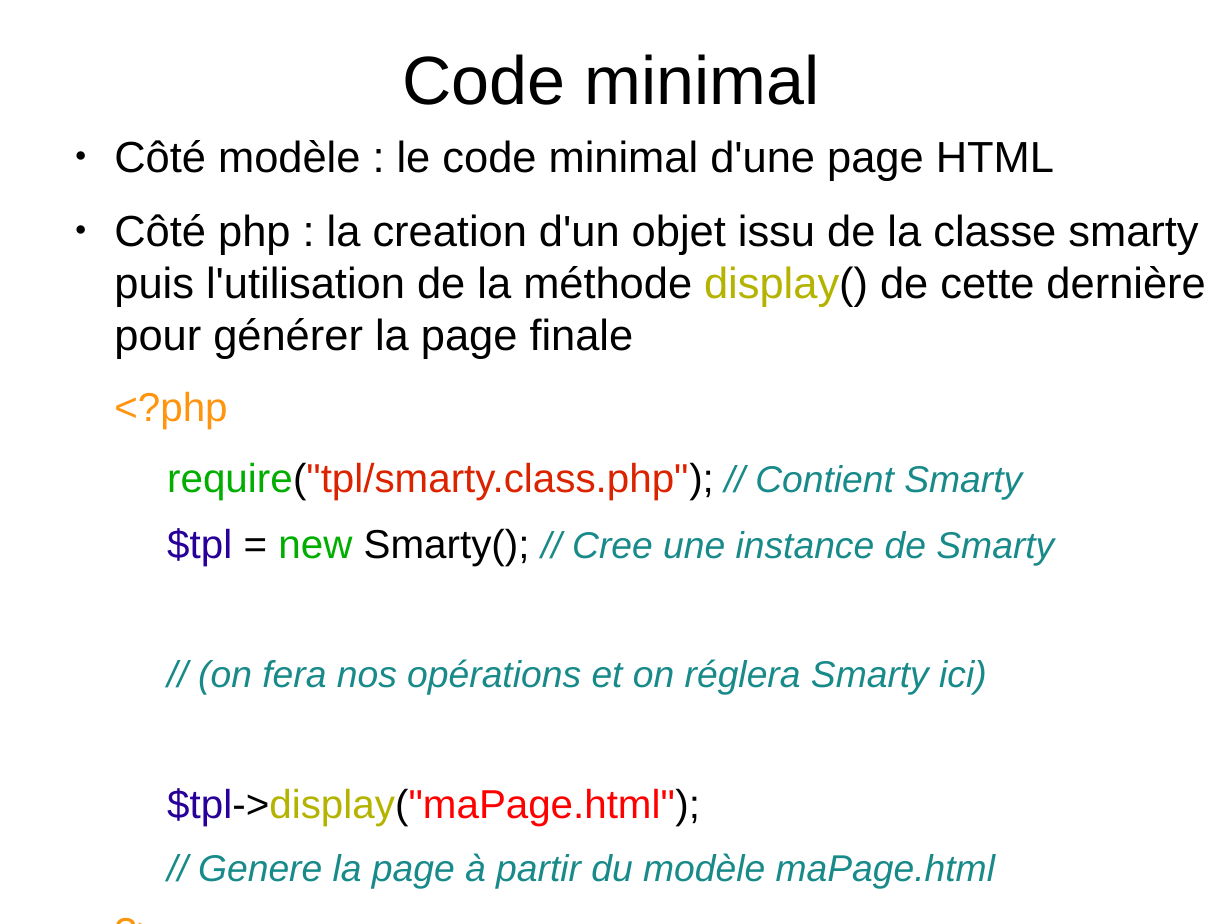
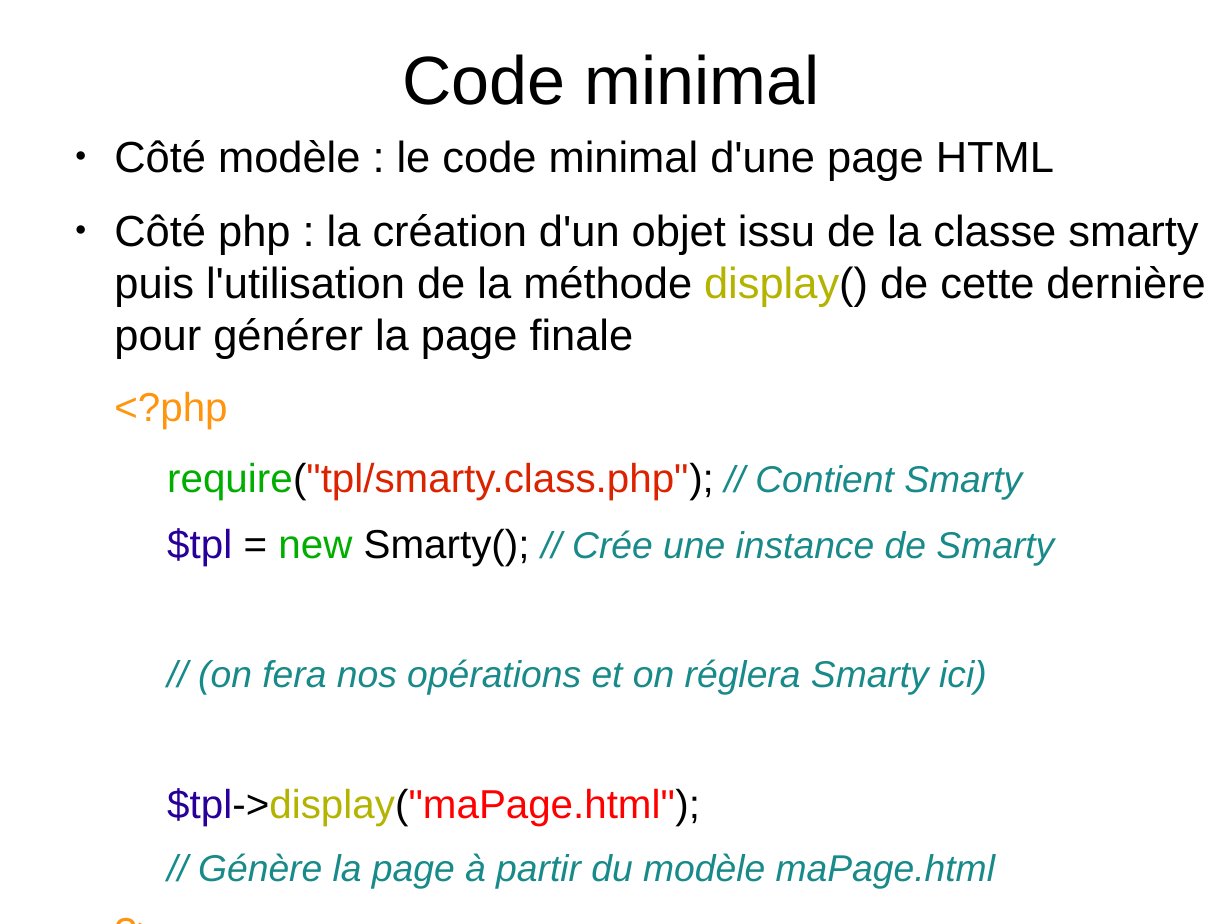
Before and after one commit to sion77/Bob-Project, a slide deck: slide 6 of docs/smarty.odp. Drawn at 1232x924 pixels with LibreOffice and Linux fonts; fonts in the diff are those of the drawing. Boxes give left, top, right and bottom in pixels: in the first picture for what was removed or moved away, otherwise in the second. Text is boxed around its words. In the diff, an @@ line names an element or a change of style, - is before the commit and + after.

```diff
--- a/docs/smarty.odp
+++ b/docs/smarty.odp
@@ text at (114,214,1205,359): text changed @@
-● Côté php : la creation d'un objet issu de la classe smarty puis l'utilisation de la méthode display() de cette dernière pour générer la page finale
+● Côté php : la création d'un objet issu de la classe smarty puis l'utilisation de la méthode display() de cette dernière pour générer la page finale
@@ text at (167,528,1054,566): text changed @@
-  $tpl = new Smarty(); // Cree une instance de Smarty
+  $tpl = new Smarty(); // Crée une instance de Smarty
@@ text at (198,853,995,889): text changed @@
-  // Genere la page à partir du modèle maPage.html
+  // Génère la page à partir du modèle maPage.html
```
Also in this commit, not shown: 18 other slides changed.
